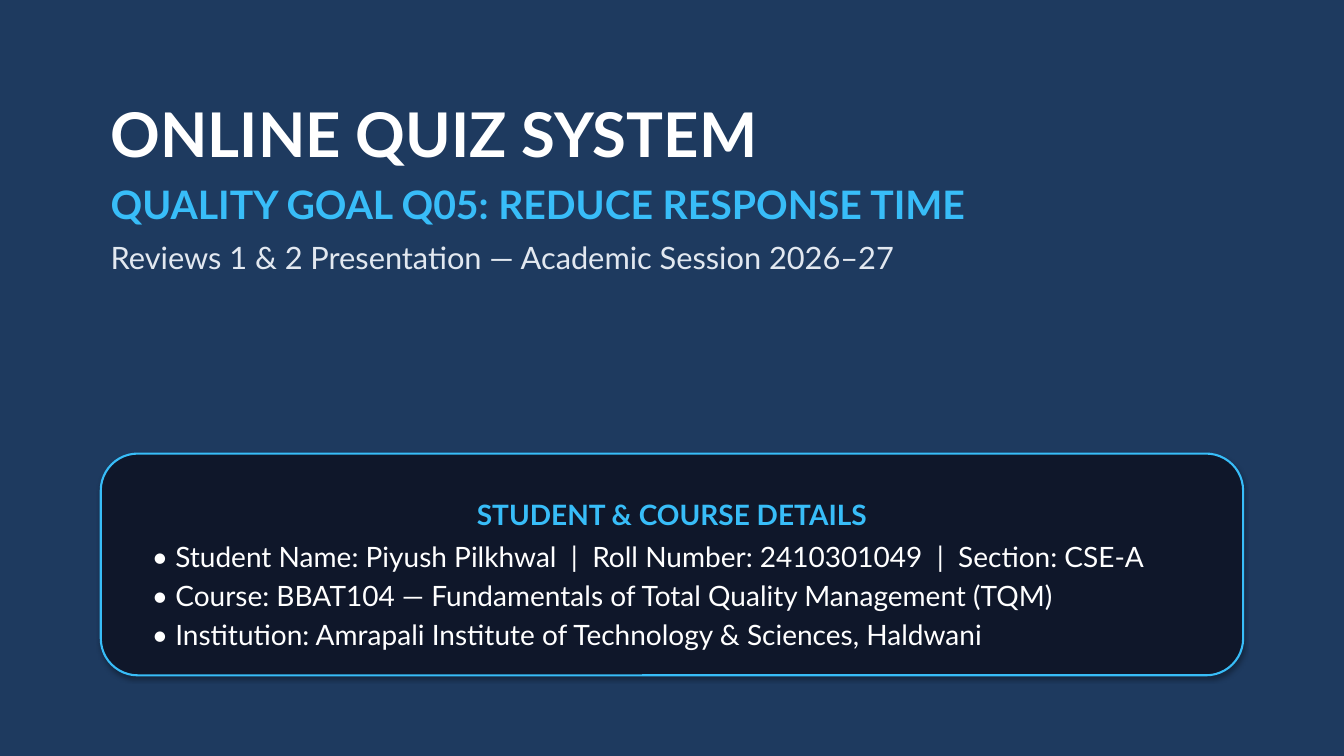
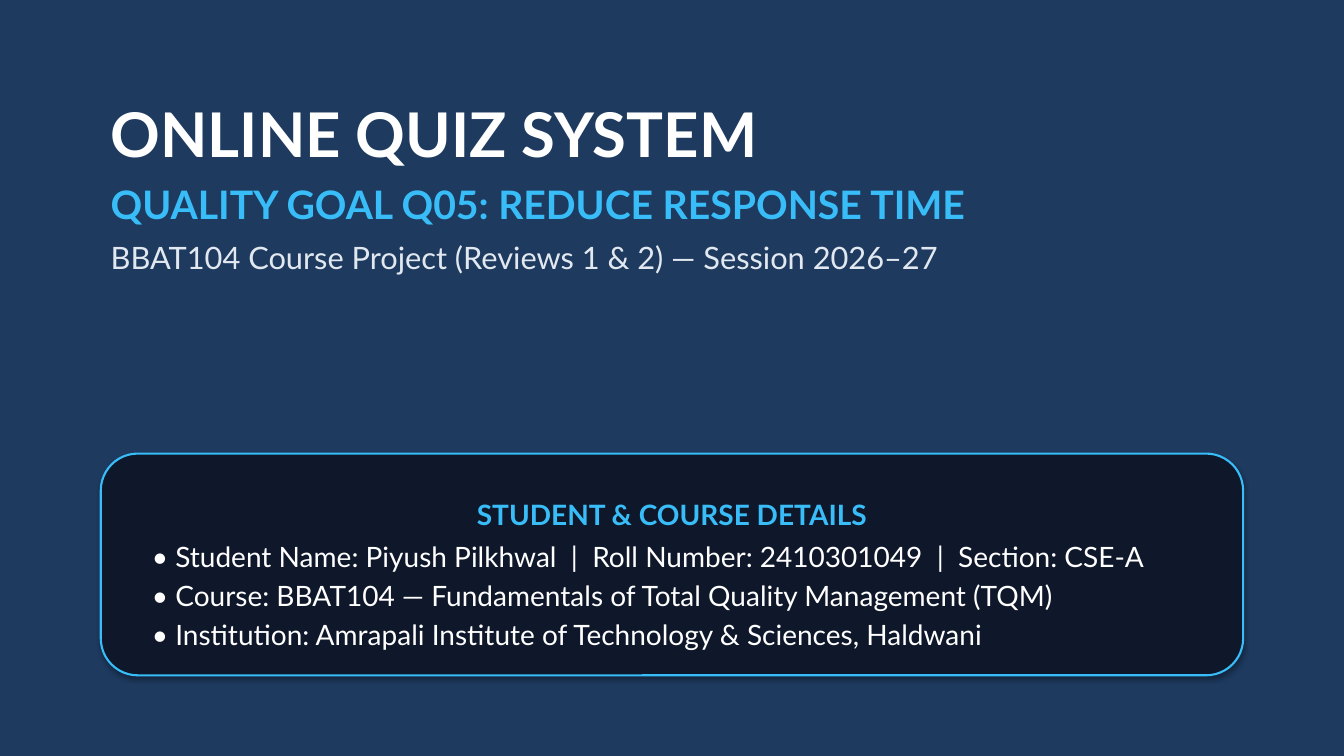
Before and after one commit to Shaan276/BBAT104_TQM_2410301049, a slide deck: slide 1 of Final Documents/TQM_Project_Presentation_BBAT104_2410301049.pptx. Drawn at 1344x756 pixels with LibreOffice and Linux fonts; fonts in the diff are those of the drawing. Boxes give left, top, right and bottom in pixels: in the first picture for what was removed or moved away, otherwise in the second. Text is boxed around its words. In the diff, an @@ line names an element or a change of style, - is before the commit and + after.

```diff
--- a/Final Documents/TQM_Project_Presentation_BBAT104_2410301049.pptx
+++ b/Final Documents/TQM_Project_Presentation_BBAT104_2410301049.pptx
@@ text at [111, 245, 938, 275]: text changed @@
-Reviews 1 & 2 Presentation — Academic Session 2026–27
+BBAT104 Course Project (Reviews 1 & 2) — Session 2026–27
```
Also in this commit, not shown: 2 other slides changed, 6 slides added, 1 slide removed.
